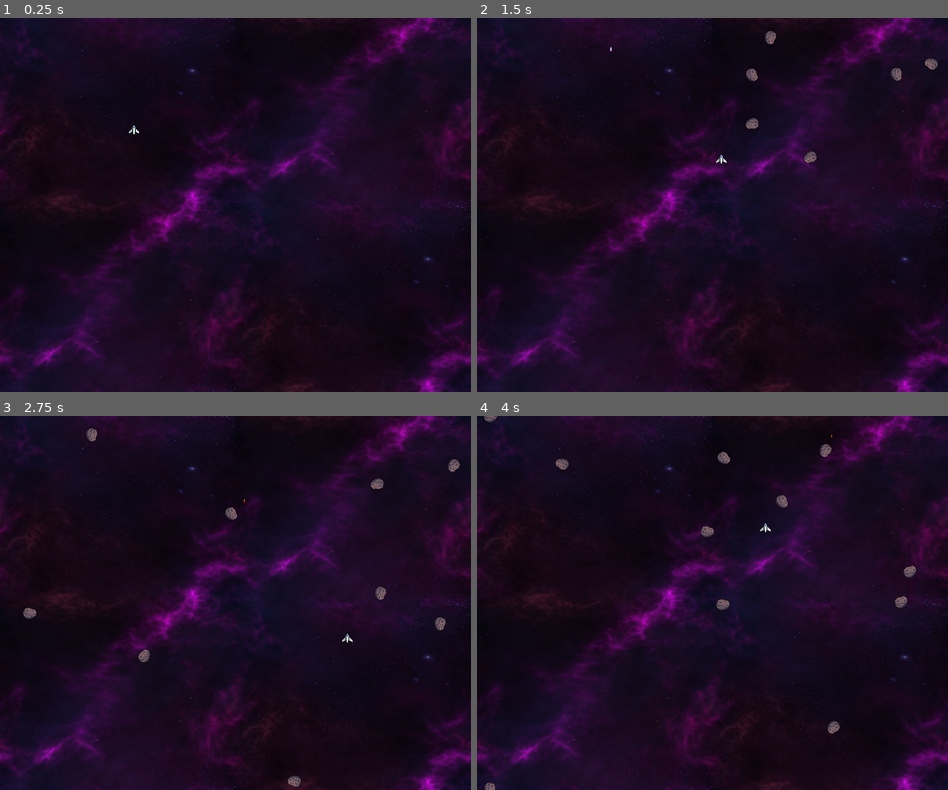
Above: before the commit, frames 1-4 (two rows, left to right).
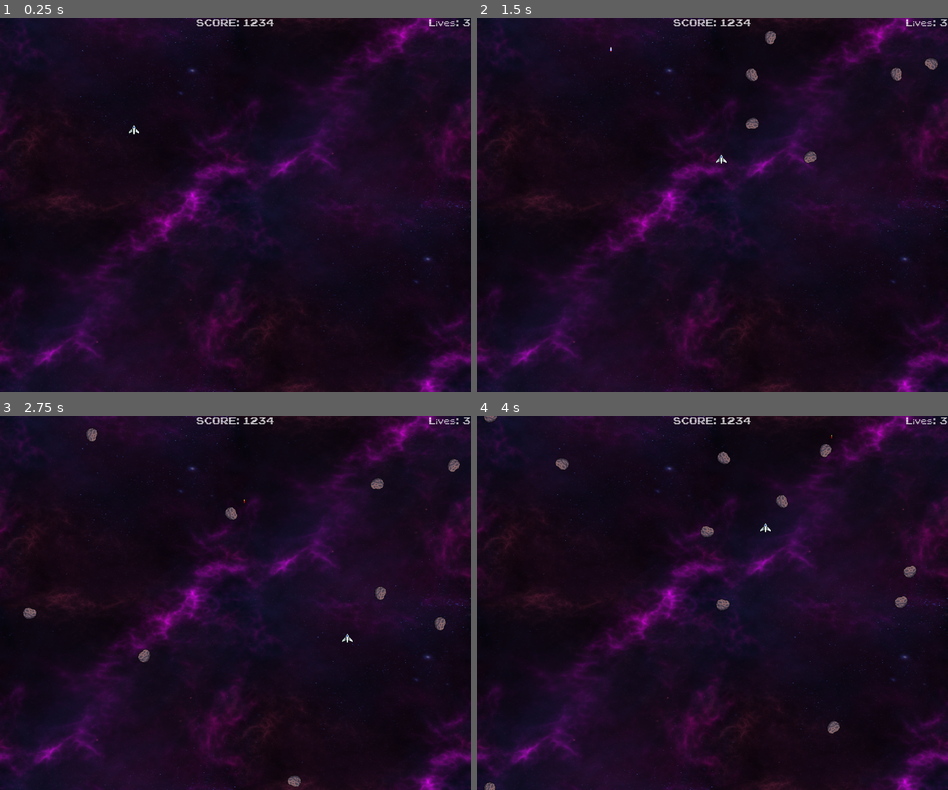
Above: after the commit, the same moments.

Repository: Smart-Jellyfish/SpaceShooter
Game: Godot game, scene res://Scenes/Level/level.tscn
The game is run twice, just before and just after one commit, with the same random seed, the same clock (stepped at 60 frames per second) and the same inputs.
Inputs:
- Up to frame 1 (0.25 s): no input
- Up to frame 2 (1.5 s): tap Enter (Fire Secondary) at 0.5, 1.35 s; hold Right (Right) 0.53-1.28 s; hold Space (Fire Primary) 0.53-1.28 s; hold Down (Down) from 1.28 s (still down)
- Up to frame 3 (2.75 s): release Down (Down) at 2.03 s; hold Right (Right) from 2.03 s (still down); hold Space (Fire Primary) from 2.03 s (still down)
- Up to frame 4 (4 s): release Right (Right) at 2.78 s; release Space (Fire Primary) at 2.78 s; hold Up (Up) 2.78-3.53 s; tap Enter (Fire Secondary) at 2.85 s; hold Left (Left) from 3.53 s (still down); hold Space (Fire Primary) from 3.53 s (still down)

The runs differ from the first frame. In frame 1, 0.2% of the frame differs, in the area x 41-100%, y 0-3%; in frame 2, 0.2%; in frame 3, 0.2%; in frame 4, 0.2%.

Commit message:
added score and lives label

Diff:
--- a/Scenes/Level/level.tscn
+++ b/Scenes/Level/level.tscn
@@ -1,8 +1,9 @@
-[gd_scene load_steps=7 format=3 uid="uid://dwmevtv7xx4l8"]
+[gd_scene load_steps=8 format=3 uid="uid://dwmevtv7xx4l8"]
 
 [ext_resource type="PackedScene" uid="uid://cq5l5aa2ugmc" path="res://Scenes/Player/player.tscn" id="1_8qg1i"]
 [ext_resource type="Script" path="res://Scenes/Level/level.gd" id="1_nhu14"]
 [ext_resource type="Texture2D" uid="uid://6jgj0vxm481j" path="res://Assets/Images/Backgrounds/Nebulas/Nebula_24.png" id="2_o8wi1"]
+[ext_resource type="FontFile" uid="uid://bjskkesnjq2" path="res://Assets/Fonts/pixel-highscore.ttf" id="4_wyme7"]
 
 [sub_resource type="RectangleShape2D" id="RectangleShape2D_hndov"]
 size = Vector2(10, 10)
@@ -22,6 +23,7 @@
 
 [node name="Background" type="Sprite2D" parent="."]
 centered = false
+metadata/_edit_lock_ = true
 
 [node name="Texture" type="TextureRect" parent="Background"]
 offset_right = 40.0
@@ -33,6 +35,7 @@
 
 [node name="Borders" type="Node2D" parent="."]
 visible = false
+metadata/_edit_lock_ = true
 
 [node name="TopBorder" type="StaticBody2D" parent="Borders"]
 collision_layer = 4
@@ -61,8 +64,33 @@
 shape = SubResource("RectangleShape2D_tt652")
 
 [node name="Asteroids" type="Node2D" parent="."]
+metadata/_edit_lock_ = true
 
 [node name="Weapons" type="Node2D" parent="."]
+metadata/_edit_lock_ = true
+
+[node name="CanvasLayer" type="CanvasLayer" parent="."]
+
+[node name="Score" type="Label" parent="CanvasLayer"]
+anchors_preset = 5
+anchor_left = 0.5
+anchor_right = 0.5
+offset_left = -20.0
+offset_right = 20.0
+offset_bottom = 23.0
+grow_horizontal = 2
+theme_override_fonts/font = ExtResource("4_wyme7")
+text = "SCORE: 1234"
+
+[node name="Lives" type="Label" parent="CanvasLayer"]
+anchors_preset = 1
+anchor_left = 1.0
+anchor_right = 1.0
+offset_left = -114.0
+offset_bottom = 25.0
+grow_horizontal = 0
+theme_override_fonts/font = ExtResource("4_wyme7")
+text = "Lives: 3"
 
 [connection signal="timeout" from="Timer" to="." method="_on_timer_timeout"]
 [connection signal="laser_fired" from="Player" to="." method="_on_player_laser_fired"]
--- a/Scenes/Weapons/laser.gd
+++ b/Scenes/Weapons/laser.gd
@@ -2,6 +2,10 @@
 
 @export var speed = 500
 
+func _ready():
+	var tween = create_tween()
+	tween.tween_property($Sprite2D, 'scale', Vector2(1,1), 0.1).from(Vector2(0,0))
+
 # Called every frame. 'delta' is the elapsed time since the previous frame.
 func _process(delta):
 	position.y -= speed * delta
Binary file added: Assets/Fonts/pixel-highscore.ttf
Not shown, added: Assets/Fonts/pixel-highscore.ttf.import
